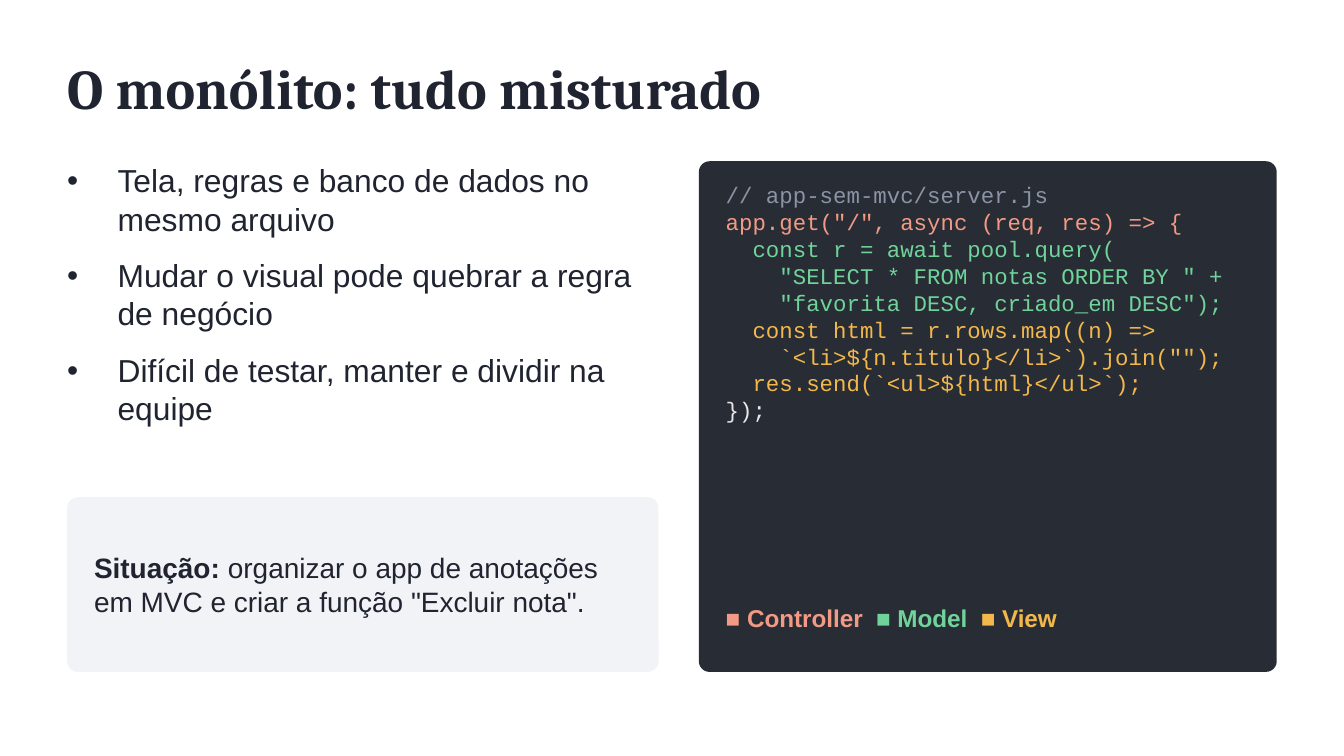
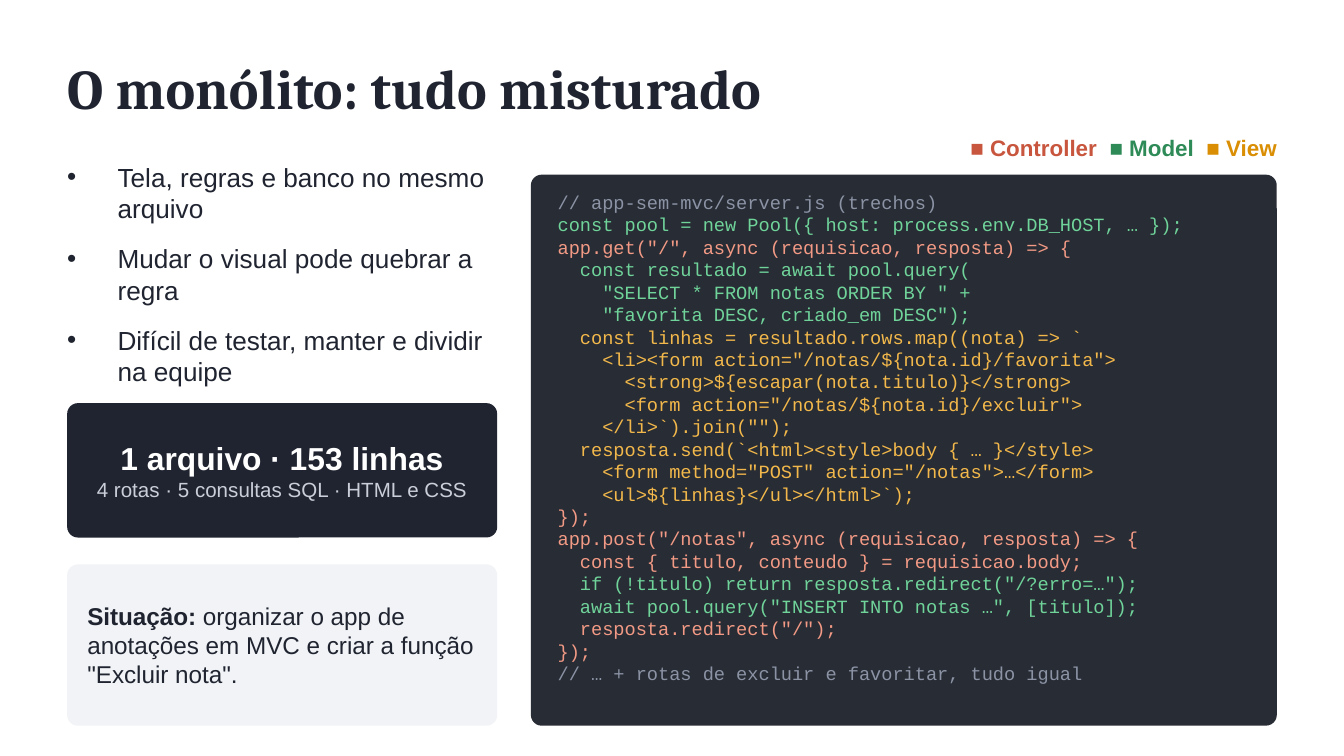
Before and after one commit to johnnysoutodev/mvc-app-anotacoes, a slide deck: slide 2 of docs/aula-mvc.pptx. Drawn at 1344x756 pixels with LibreOffice and Linux fonts; fonts in the diff are those of the drawing. Boxes give left, top, right and bottom in pixels: in the first picture for what was removed or moved away, otherwise in the second. Text is boxed around its words. In the diff, an @@ line names an element or a change of style, - is before the commit and + after.

```diff
--- a/docs/aula-mvc.pptx
+++ b/docs/aula-mvc.pptx
@@ text "■ Controller ■ Model ■ ...": place and size @@
-text "■ Controller ■ Model ■ ..." at (747, 609, 1057, 628)
+text "■ Controller ■ Model ■ ..." at (990, 139, 1277, 157)
@@ text "■ Controller ■ Model ■ ..." at (990, 139, 1277, 157): size 13 to 12 pt; text colour #F29A85 to #C8553D in "■ Controller"; text colour #6FD39A to #2E8B57 in "■ Model"; text colour #F2B84B to #D98E04 in "■ View"; alignment left to right @@
@@ text at (118, 168, 484, 306): text changed; size 17 to 14 pt @@
-• Tela, regras e banco de dados no mesmo arquivo
-• Mudar o visual pode quebrar a regra de negócio
+• Tela, regras e banco no mesmo arquivo
+• Mudar o visual pode quebrar a regra
@@ rounded rectangle: place and size @@
-rounded rectangle at (699, 161, 1277, 672)
+rounded rectangle at (531, 175, 1277, 726)
@@ rounded rectangle at (531, 175, 1277, 726): proportions changed @@
@@ text at (558, 196, 1116, 280): text changed; size 12 to 10 pt; text colour #F29A85 to #6FD39A @@
-// app-sem-mvc/server.js
-app.get("/", async (req, res) => {
-const r = await pool.query(
+// app-sem-mvc/server.js (trechos)
+const pool = new Pool({ host: process.env.DB_HOST, … });
+app.get("/", async (requisicao, resposta) => {
+const resultado = await pool.query(
@@ text "// app-sem-mvc/server.js (trechos)": place and size @@
-text "// app-sem-mvc/server.js (trechos)" at (726, 187, 1223, 396)
+text "// app-sem-mvc/server.js (trechos)" at (558, 196, 1138, 684)
@@ text at (602, 286, 971, 325): size 12 to 10 pt in ""SELECT * FROM notas ORDER BY " ...", ""favorita DESC, criado_em DESC");", "});"; text colour #E8E8E8 to #F29A85 in "});" @@
@@ text at (118, 330, 482, 387): size 17 to 14 pt in "Difícil de testar, manter e dividir na ..." @@
@@ text at (580, 331, 1116, 505): text changed; size 12 to 10 pt @@
-const html = r.rows.map((n) =>
-`<li>${n.titulo}</li>`).join("");
-res.send(`<ul>${html}</ul>`);
+const linhas = resultado.rows.map((nota) => `
+<li><form action="/notas/${nota.id}/favorita">
+<strong>${escapar(nota.titulo)}</strong>
+<form action="/notas/${nota.id}/excluir">
+</li>`).join("");
+resposta.send(`<html><style>body { … }</style>
+<form method="POST" action="/notas">…</form>
+<ul>${linhas}</ul></html>`);
@@ rounded rectangle: place and size @@
-rounded rectangle at (67, 497, 659, 672)
+rounded rectangle at (67, 403, 497, 538)
@@ rounded rectangle at (67, 403, 497, 538): fill #F1F3F6 to #1F2430; proportions changed @@
@@ text added at (97, 447, 466, 501), 11 pt, text #C9CED8 @@
+1 arquivo · 153 linhas
+4 rotas · 5 consultas SQL · HTML e CSS
@@ text at (558, 532, 1138, 684): paragraphs added @@
+app.post("/notas", async (requisicao, resposta) => {
+const { titulo, conteudo } = requisicao.body;
+if (!titulo) return resposta.redirect("/?erro=…");
+await pool.query("INSERT INTO notas …", [titulo]);
+resposta.redirect("/");
+});
+// … + rotas de excluir e favoritar, tudo igual
@@ rounded rectangle added at (67, 564, 497, 726), fill #F1F3F6 @@
@@ text "Situação: organizar o app de ...": place and size @@
-text "Situação: organizar o app de ..." at (94, 557, 598, 617)
+text "Situação: organizar o app de ..." at (87, 607, 474, 684)
@@ text "Situação: organizar o app de ..." at (87, 607, 474, 684): size 15 to 13 pt @@
```
Also in this commit, not shown: 2 other files.
